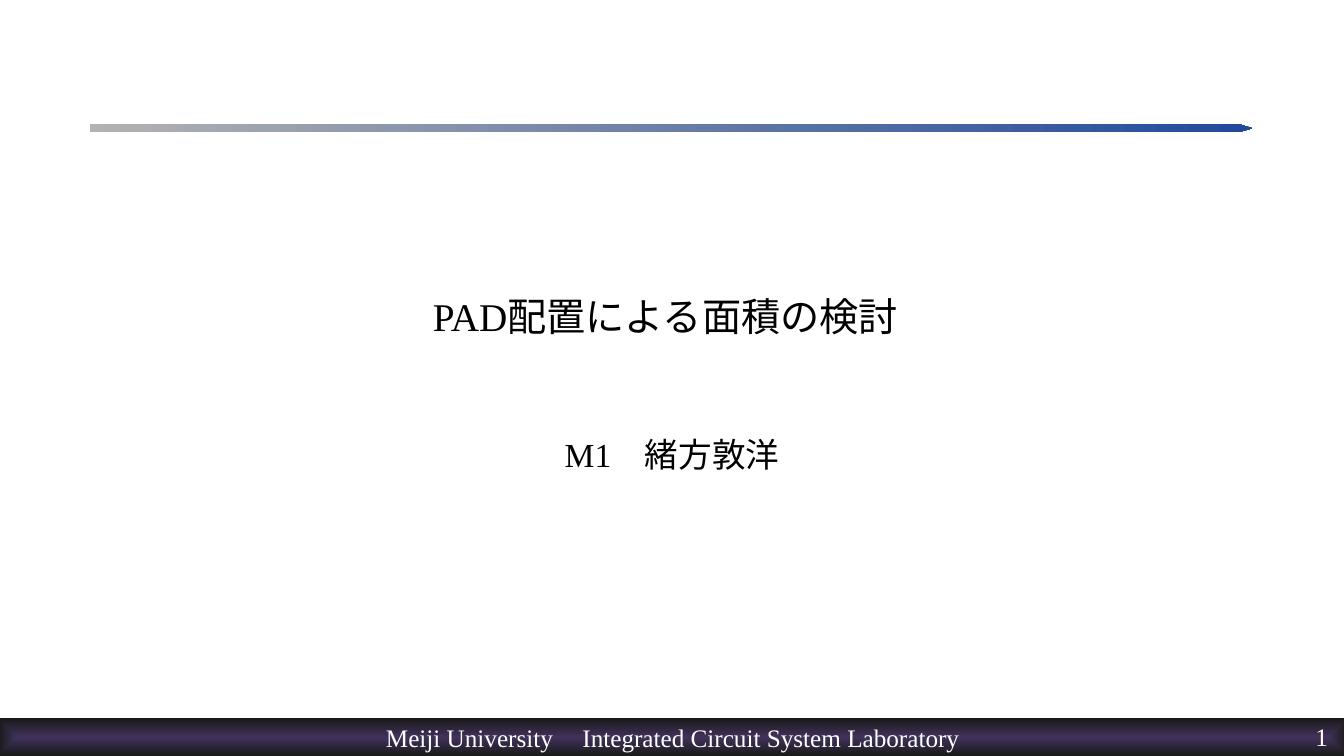
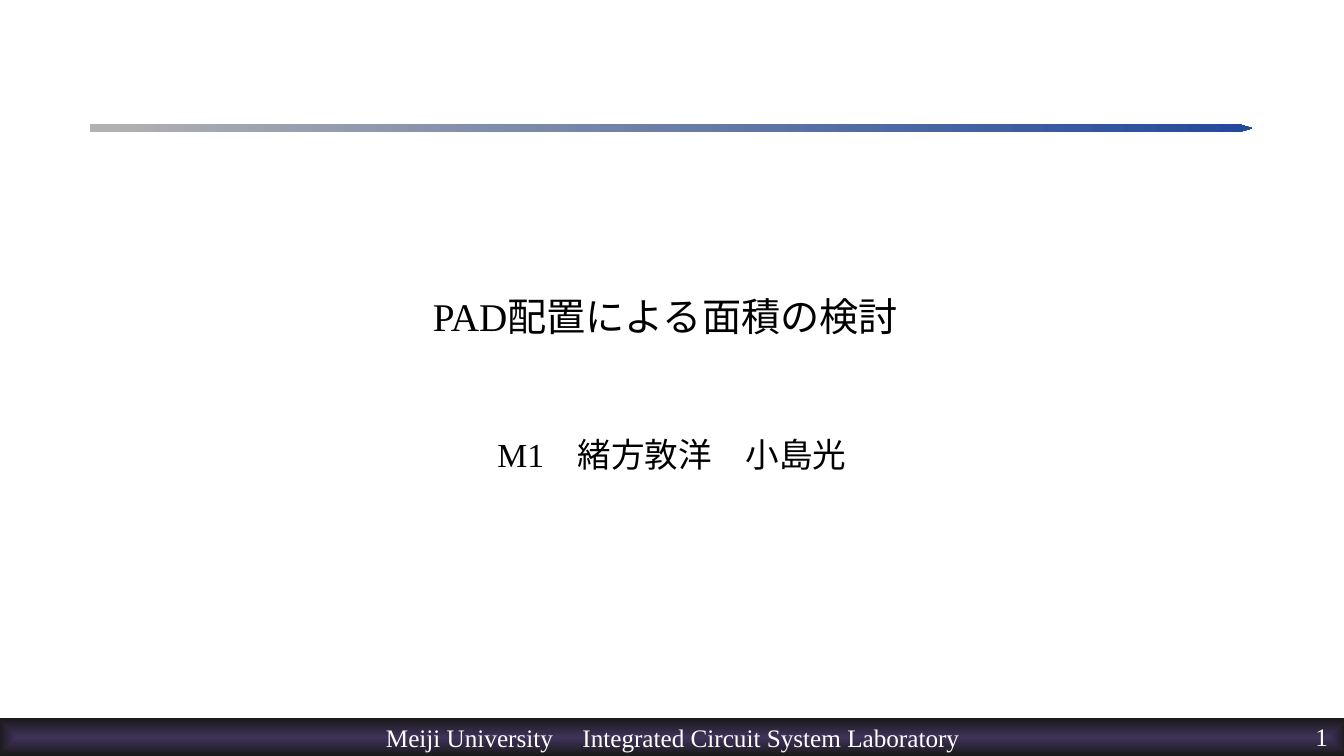
Before and after one commit to kjm-desktop10400/reserch, a slide deck: slide 1 of IHP_2024/20240731/NR_緒方_20240801小島修正.pptx. Drawn at 1344x756 pixels with LibreOffice and Linux fonts; fonts in the diff are those of the drawing; background and template pictures are left out. Boxes give left, top, right and bottom in pixels: in the first picture for what was removed or moved away, otherwise in the second. Text is boxed around its words. In the diff, an @@ line names an element or a change of style, - is before the commit and + after.

```diff
--- a/IHP_2024/20240731/NR_緒方_20240801小島修正.pptx
+++ b/IHP_2024/20240731/NR_緒方_20240801小島修正.pptx
@@ subtitle at [497,438,847,470]: text changed @@
-M1 緒方敦洋
+M1 緒方敦洋 小島光
```
Also in this commit, not shown: 3 other slides changed.
